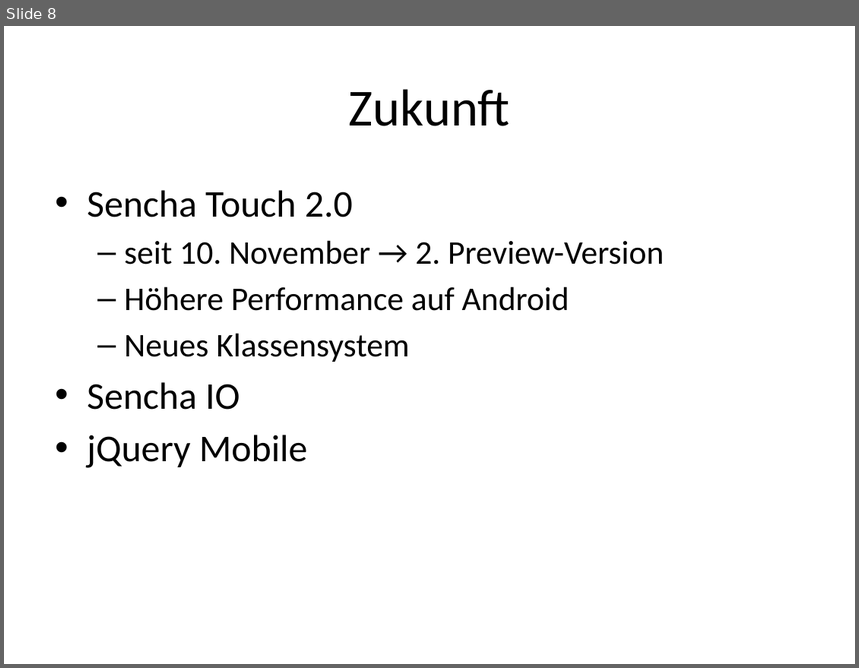
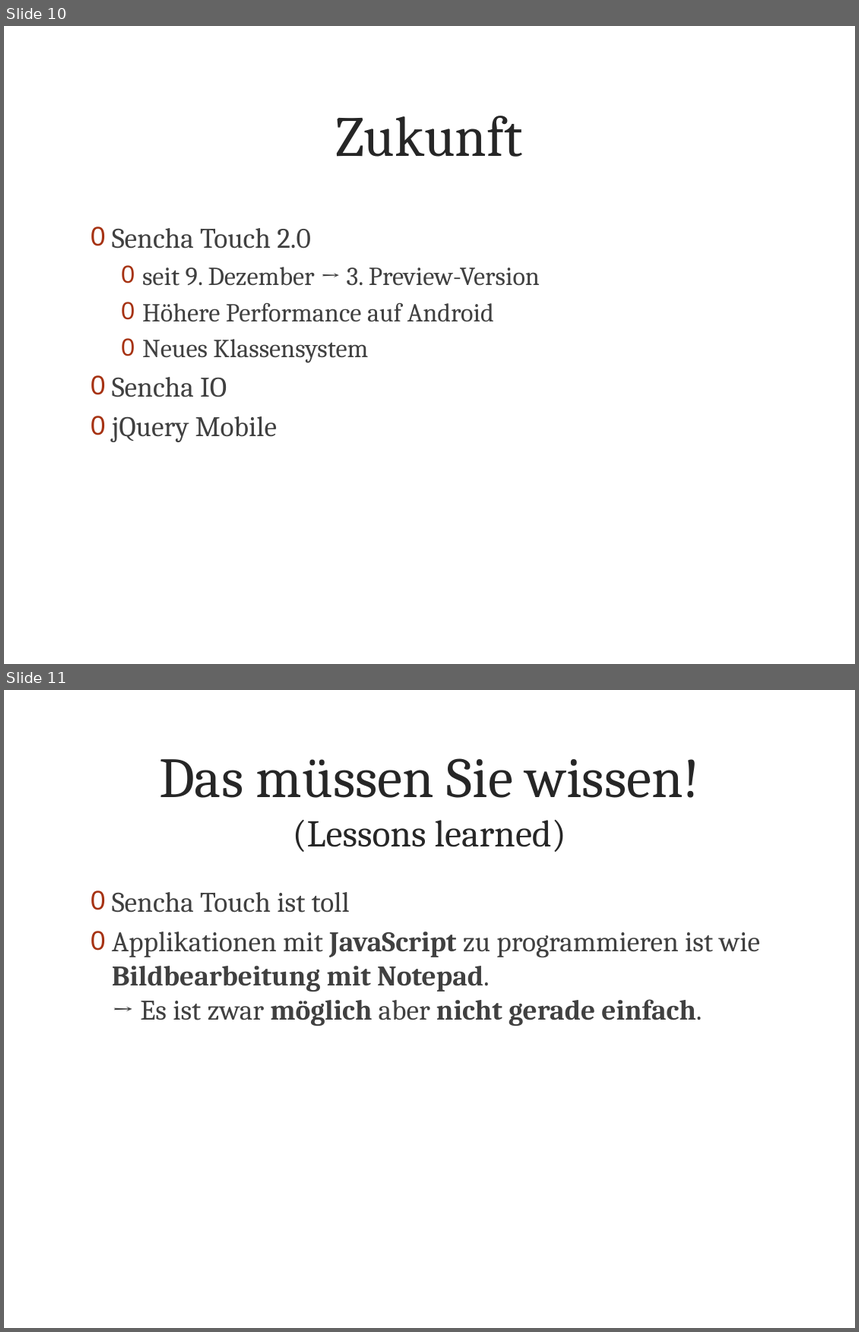
Before and after one commit to metaodi/TrailDevilsXPl-2, a slide deck: _DOCUMENTATION/Presentation/Praesentation-Traildevils-XPl2.pptx. Shown one above the other, each under a label of ours: slide 8 before the commit, slides 10 and 11 after it. The pictures are 859x668 and 859x1332 pixels, drawn with LibreOffice and Linux fonts; fonts in the diff are those of the drawing; background and template pictures are left out. Boxes give left, top, right and bottom in pixels: in the first picture for what was removed or moved away, otherwise in the second. Text is boxed around its words. In the diff, an @@ line names an element or a change of style, - is before the commit and + after.

```diff
--- a/_DOCUMENTATION/Presentation/Praesentation-Traildevils-XPl2.pptx
+++ b/_DOCUMENTATION/Presentation/Praesentation-Traildevils-XPl2.pptx
@@ slide 11 added at (4,690,855,1328), background picture (left out) @@
@@ title added at (159,758,700,852), 48 pt, text #262626 @@
+Das müssen Sie wissen!
+(Lessons learned)
@@ text added at (112,892,760,1026), 24 pt, text #404040 @@
+0 Sencha Touch ist toll
+0 Applikationen mit JavaScript zu programmieren ist wie Bildbearbeitung mit Notepad.
+  → Es ist zwar möglich aber nicht gerade einfach.
@@ what was slide 8 is now slide 10 @@
@@ slide 10 changed as well @@
@@ title "Zukunft": place and size @@
-title "Zukunft" at (349,89,510,126)
+title "Zukunft" at (336,116,523,157)
@@ title "Zukunft" at (336,116,523,157): size 44 to 48 pt, font Calibri to Cambria, text colour #000000 to #262626 @@
@@ text "Sencha Touch 2.0": place and size @@
-text "Sencha Touch 2.0" at (87,190,664,468)
+text "Sencha Touch 2.0" at (112,228,540,442)
@@ text at (112,228,494,442): size 32 to 24 pt in "Sencha Touch 2.0", "Sencha IO", "jQuery Mobile"; font Calibri to Cambria, text colour #000000 to #404040 in "Sencha Touch 2.0", "Höhere Performance auf Android", "Neues Klassensystem", "Sencha IO" and 1 more places; size 28 to 22 pt in "Höhere Performance auf Android", "Neues Klassensystem"; bullet • to 0; less space between paragraphs; bullet – to 0 @@
@@ text at (142,267,540,286): text changed; size 28 to 22 pt; font Calibri to Cambria; text colour #000000 to #404040 @@
-  – seit 10. November → 2. Preview-Version
+  0 seit 9. Dezember → 3. Preview-Version
```
Also in this commit, not shown: 7 other slides changed, 2 other slides added.
